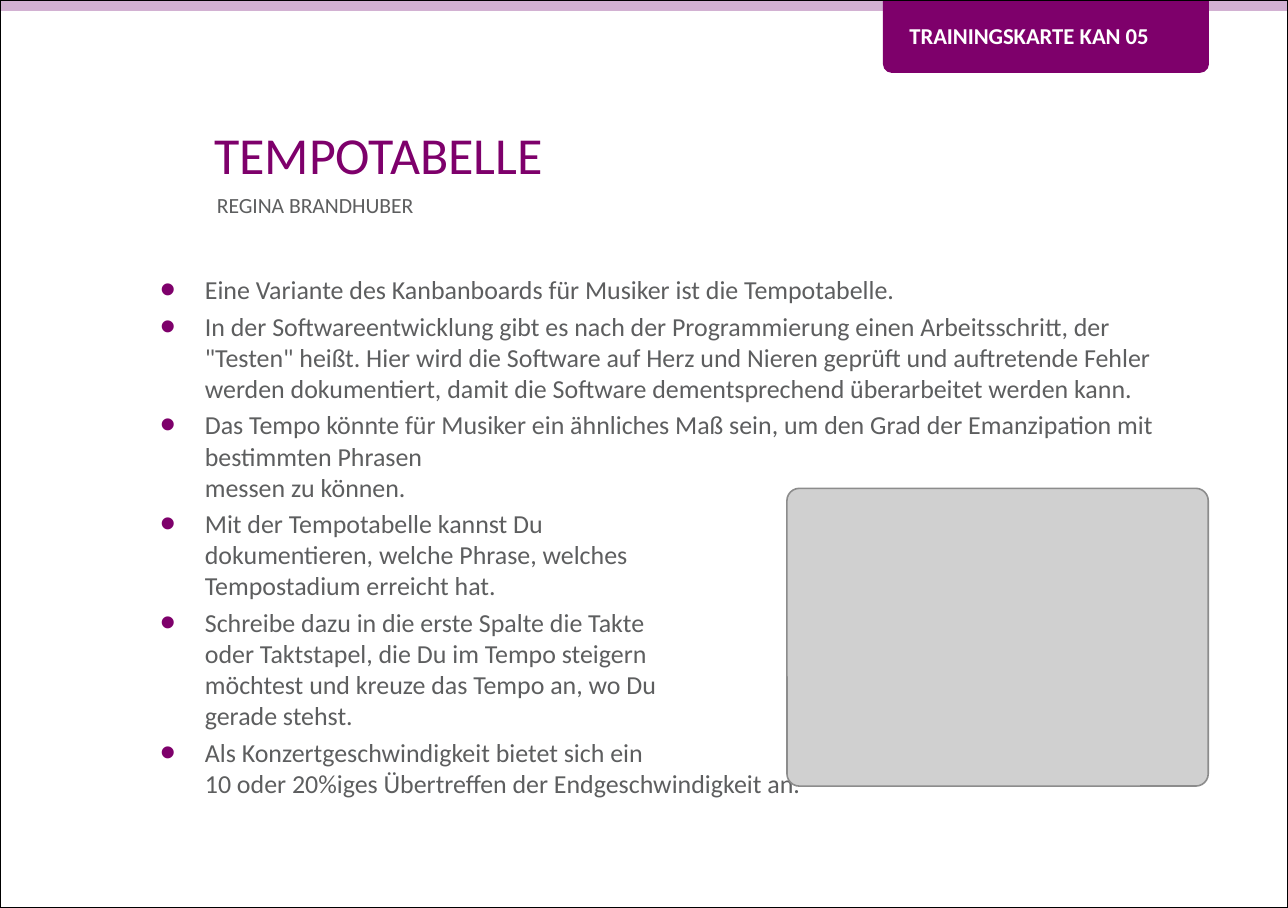
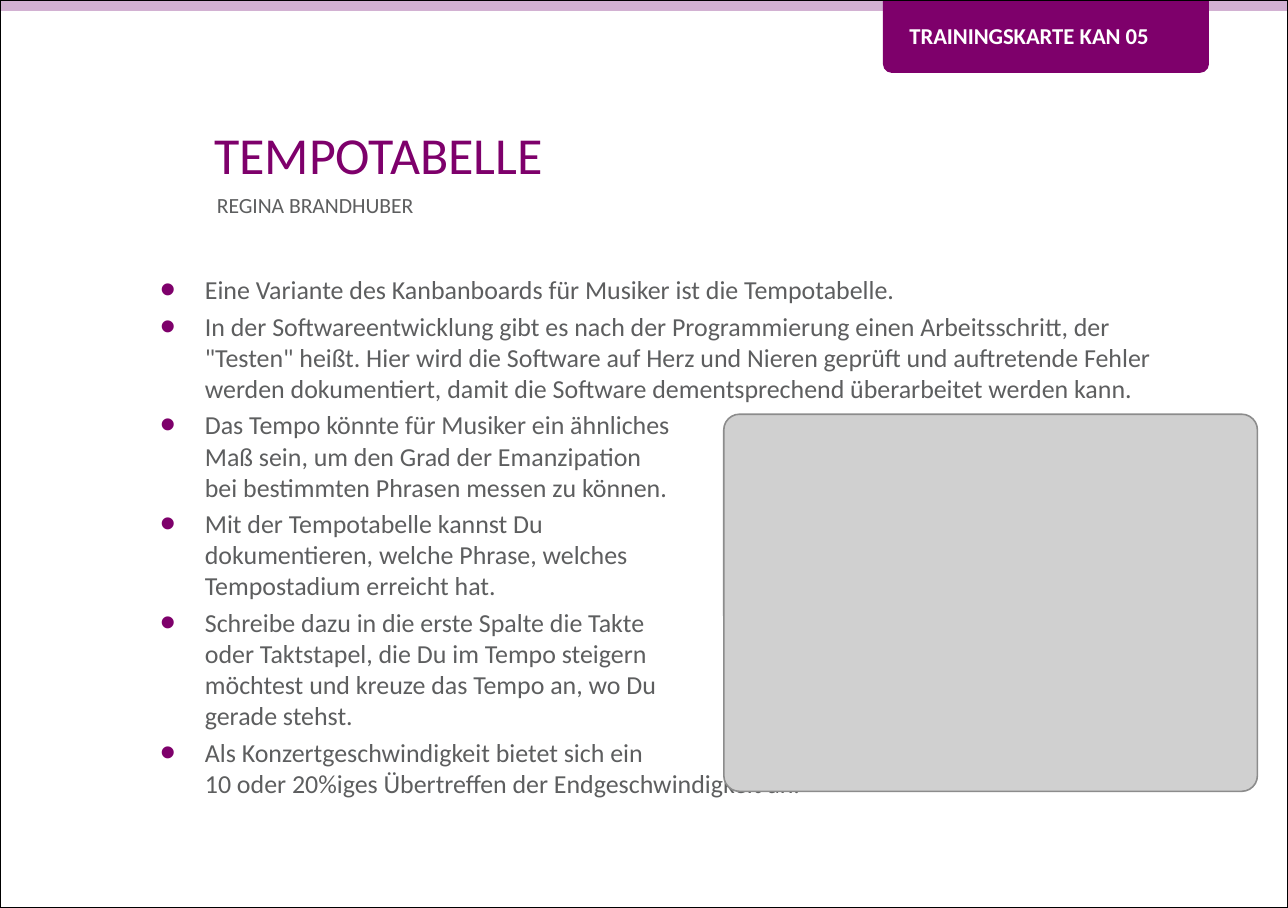
Before and after one commit to Teamtool/training-materials, a slide deck: slide 1 of training-cards/music moves/Kanban (KAN)/ger_KAN_05_Tempotabelle_MM_A.pptx. Drawn at 1288x908 pixels with LibreOffice and Linux fonts; fonts in the diff are those of the drawing; grey boxes stand for pictures; background and template pictures are left out. Boxes give left, top, right and bottom in pixels: in the first picture for what was removed or moved away, otherwise in the second. Text is boxed around its words. In the diff, an @@ line names an element or a change of style, - is before the commit and + after.

```diff
--- a/training-cards/music moves/Kanban (KAN)/ger_KAN_05_Tempotabelle_MM_A.pptx
+++ b/training-cards/music moves/Kanban (KAN)/ger_KAN_05_Tempotabelle_MM_A.pptx
@@ text at [205, 416, 669, 497]: text changed @@
-• Das Tempo könnte für Musiker ein ähnliches Maß sein, um den Grad der Emanzipation mit bestimmten Phrasen
-  messen zu können.
+• Das Tempo könnte für Musiker ein ähnliches
+  Maß sein, um den Grad der Emanzipation
+  bei bestimmten Phrasen messen zu können.
@@ picture: place and size @@
-picture at [787, 489, 1209, 787]
+picture at [723, 415, 1258, 792]
```
Also in this commit, not shown: 2 other files.
